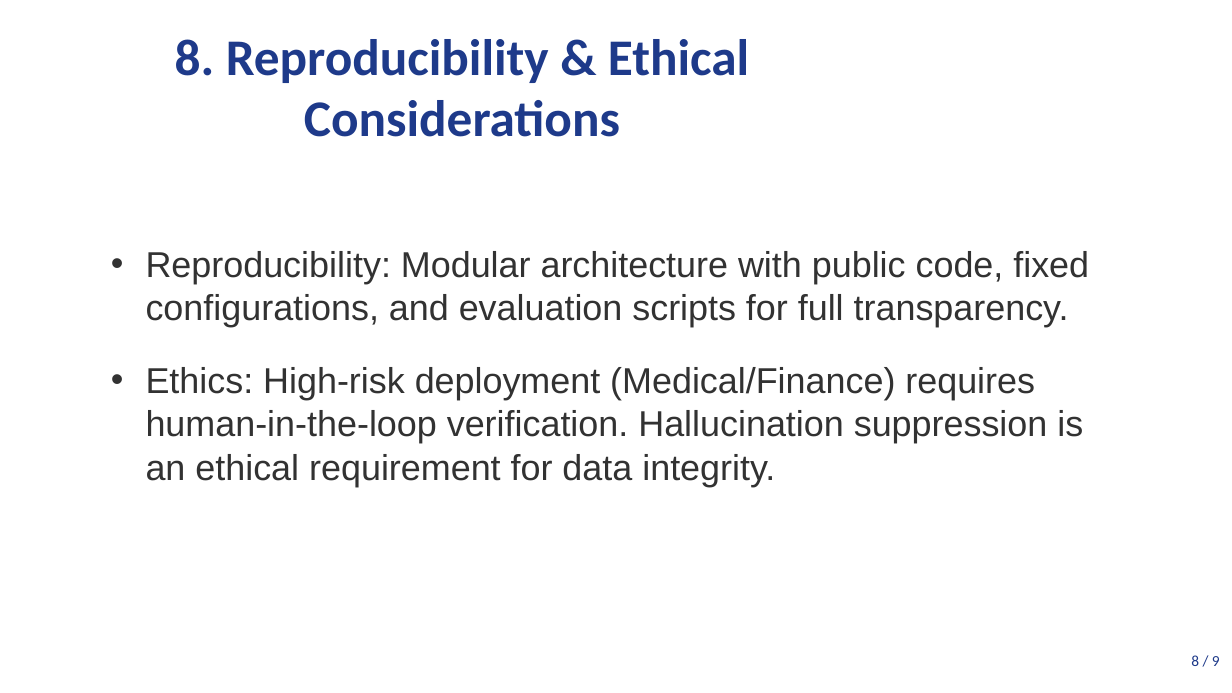
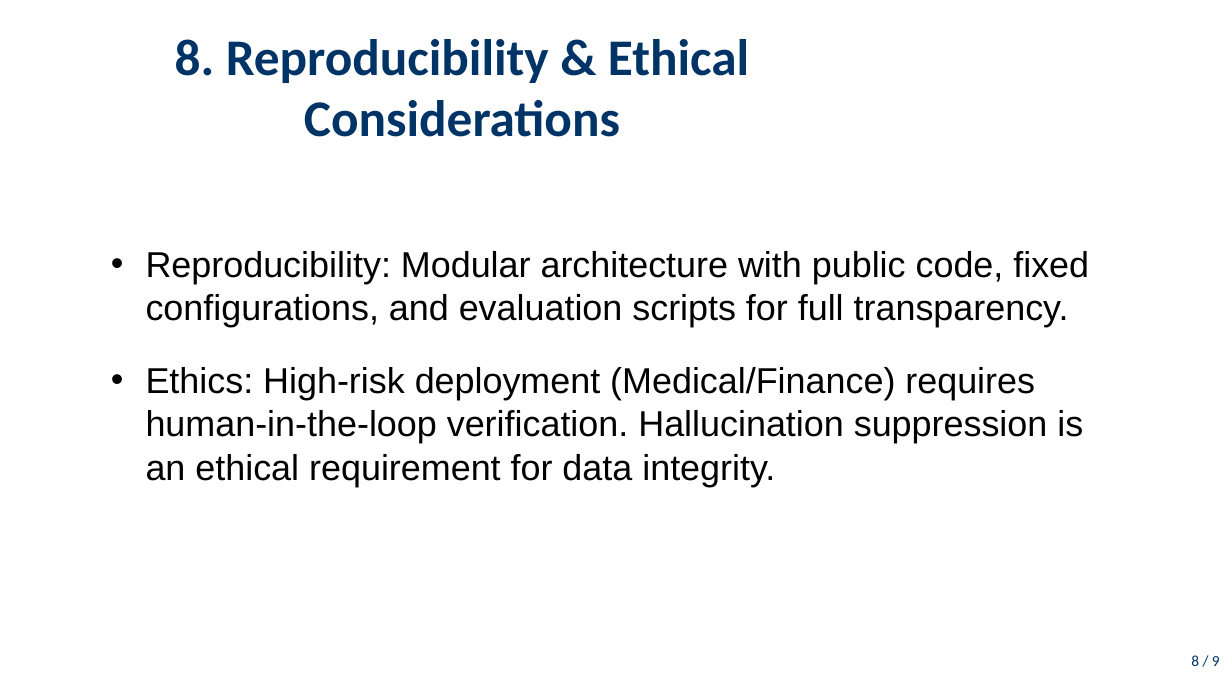
Before and after one commit to DESMOND135/DOCVQA-RAG-PERCEPTION-BENCHMARK, a slide deck: slide 9 of presentation/presentation.pptx. Drawn at 1232x693 pixels with LibreOffice and Linux fonts; fonts in the diff are those of the drawing. Boxes give left, top, right and bottom in pixels: in the first picture for what was removed or moved away, otherwise in the second. Text is boxed around its words. In the diff, an @@ line names an element or a change of style, - is before the commit and + after.

```diff
--- a/presentation/presentation.pptx
+++ b/presentation/presentation.pptx
@@ title "8. Reproducibility & Ethical Considerations" at [175, 39, 749, 137]: text colour #1E3A8A to #003366 @@
@@ text "Reproducibility: Modular architecture with public ..." at [146, 251, 1089, 487]: text colour #323232 to #000000 @@
@@ text "8 / 9" at [1191, 655, 1220, 666]: text colour #1E3A8A to #003366 @@
```
Also in this commit, not shown: 9 other slides changed, 6 other files.
